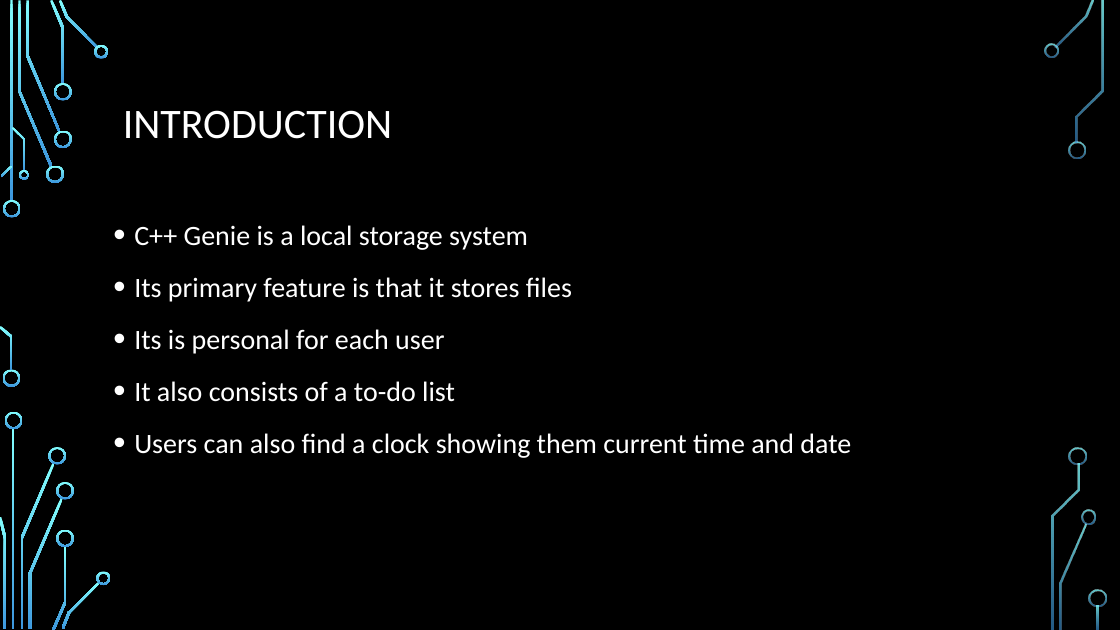
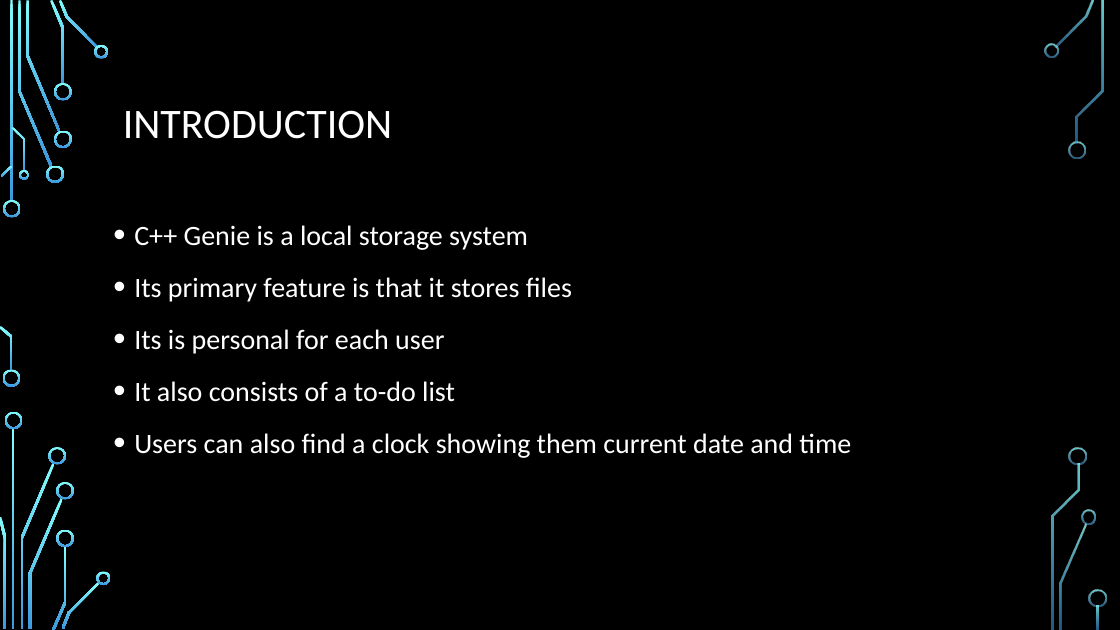
Before and after one commit to marsstriker1/CplusplusGenie, a slide deck: slide 2 of C-Genie.pptx. Drawn at 1120x630 pixels with LibreOffice and Linux fonts; fonts in the diff are those of the drawing; background and template pictures are left out. Boxes give left, top, right and bottom in pixels: in the first picture for what was removed or moved away, otherwise in the second. Text is boxed around its words. In the diff, an @@ line names an element or a change of style, - is before the commit and + after.

```diff
--- a/C-Genie.pptx
+++ b/C-Genie.pptx
@@ text at (134,433,851,458): text changed @@
-• Users can also find a clock showing them current time and date
+• Users can also find a clock showing them current date and time
```
Also in this commit, not shown: 4 other slides changed, 23 other files.
